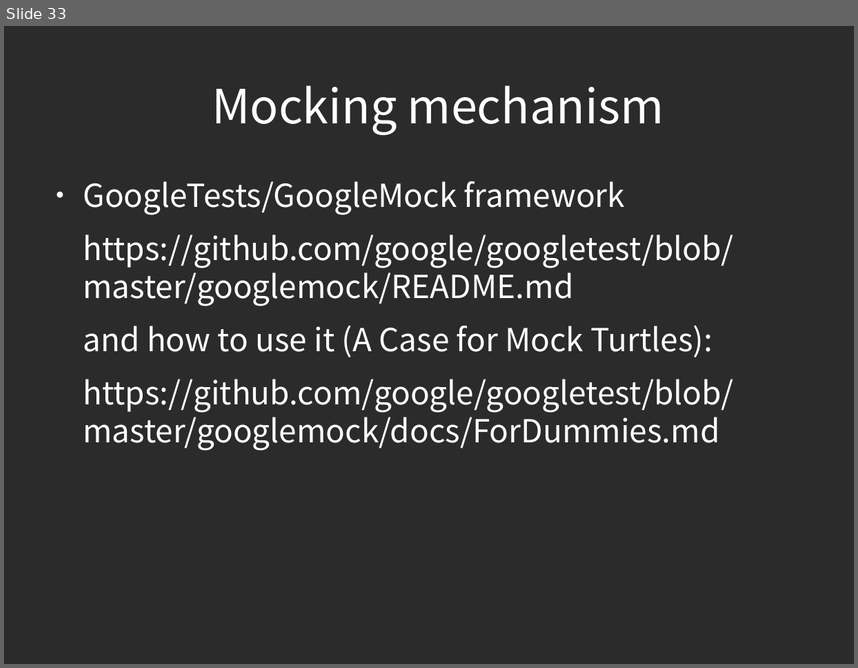
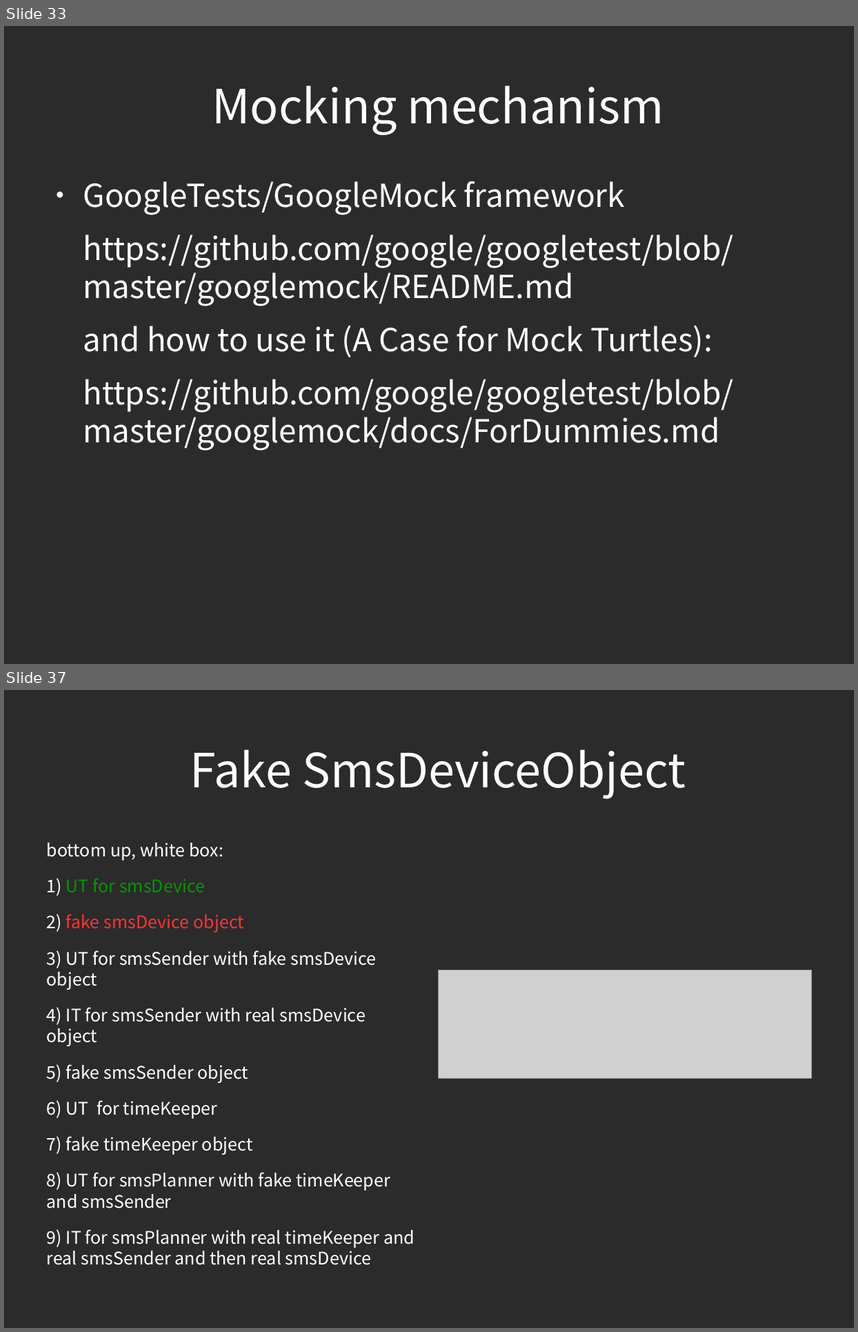
Before and after one commit to piotrek24061988/AutomaticTesting, a slide deck: module1/doc/AutomatedTesting.odp. Shown one above the other, each under a label of ours: slide 33 before the commit, slides 33 and 37 after it; the slides between them are not shown. The pictures are 858x668 and 858x1332 pixels, drawn with LibreOffice and Linux fonts; fonts in the diff are those of the drawing; grey boxes stand for pictures; background and template pictures are left out; a plain dark background stands for a picture behind light text. Boxes give left, top, right and bottom in pixels: in the first picture for what was removed or moved away, otherwise in the second. Text is boxed around its words. In the diff, an @@ line names an element or a change of style, - is before the commit and + after.

Commit message:
presentation smsDevice ut, smsDevice fake object

```diff
--- a/module1/doc/AutomatedTesting.odp
+++ b/module1/doc/AutomatedTesting.odp
@@ slide 37 added at <box>4,690,854,1328</box>, background picture (left out) @@
@@ title added at <box>190,749,686,799</box>, 44 pt, text #FFFFFF @@
+Fake SmsDeviceObject
@@ text added at <box>47,842,415,1265</box>, 16.2 pt, text #FFFFFF @@
+bottom up, white box:
+1) UT for smsDevice
+2) fake smsDevice object
+3) UT for smsSender with fake smsDevice object
+4) IT for smsSender with real smsDevice object
+5) fake smsSender object
+6) UT for timeKeeper
+7) fake timeKeeper object
+8) UT for smsPlanner with fake timeKeeper and smsSender
+9) IT for smsPlanner with real timeKeeper and real smsSender and then real smsDevice
@@ picture added at <box>438,970,812,1078</box> @@
```
Also in this commit, not shown: 3 slides changed, 3 other slides added.
